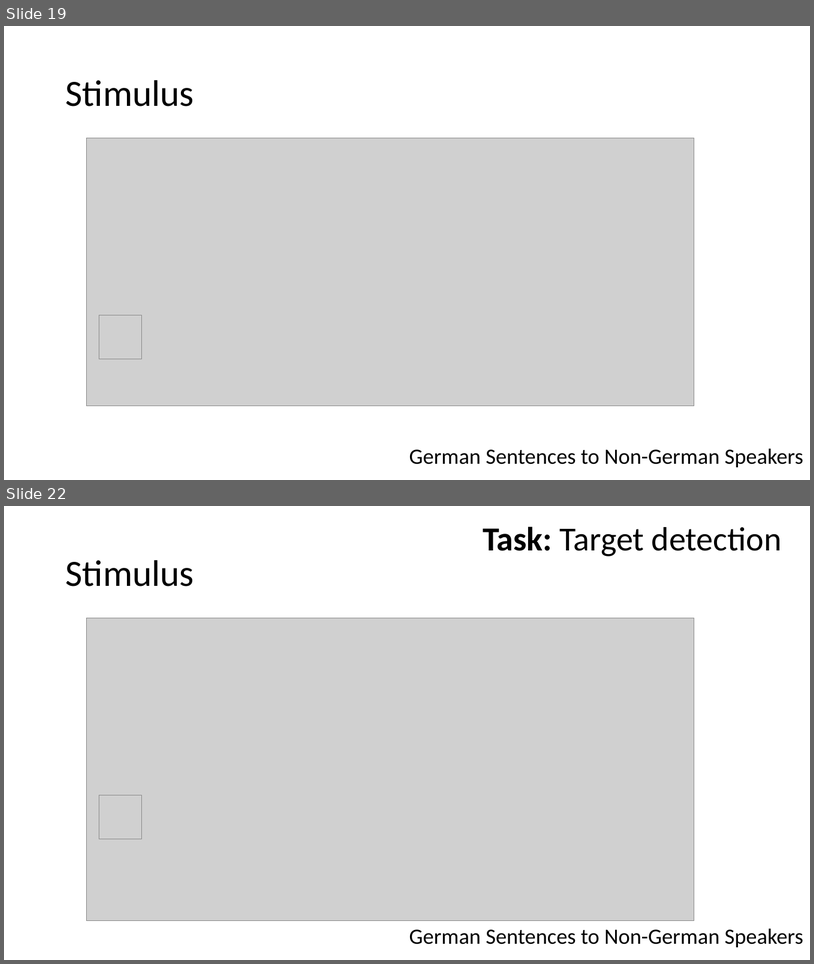
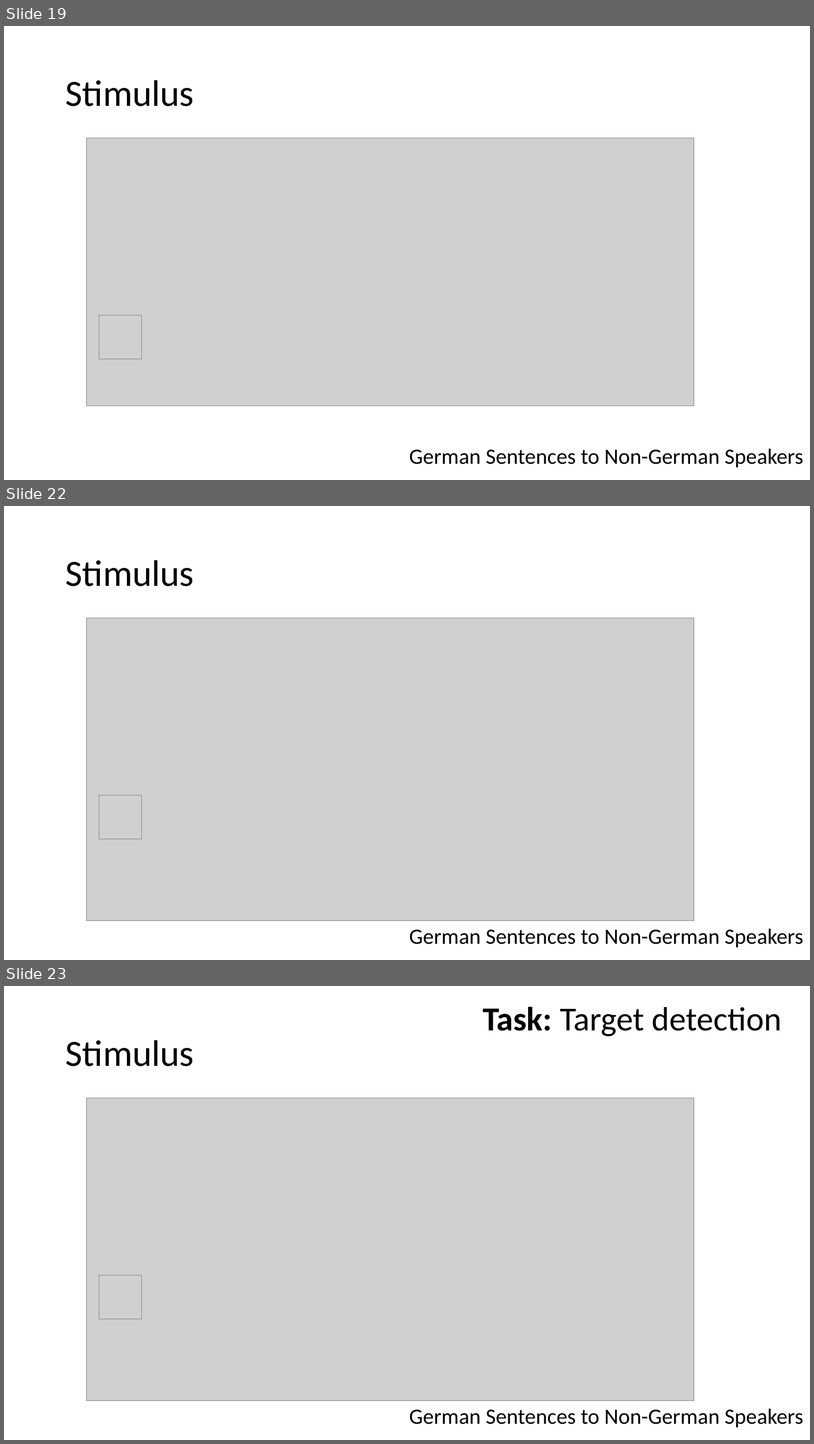
Before and after one commit to haberdashPI/german_track, a slide deck: presentations/ARO_2021/adapting_auditory_attention.pptx. Shown one above the other, each under a label of ours: slides 19 and 22 before the commit, slides 19, 22 and 23 after it; the slides between them are not shown. The pictures are 814x964 and 814x1444 pixels, drawn with LibreOffice and Linux fonts; fonts in the diff are those of the drawing; grey boxes stand for pictures. Boxes give left, top, right and bottom in pixels: in the first picture for what was removed or moved away, otherwise in the second. Text is boxed around its words. In the diff, an @@ line names an element or a change of style, - is before the commit and + after.

```diff
--- a/presentations/ARO_2021/adapting_auditory_attention.pptx
+++ b/presentations/ARO_2021/adapting_auditory_attention.pptx
@@ slide 22 added at (4, 506, 810, 960), background #FFFFFF @@
@@ title added at (65, 560, 194, 586), 44 pt, text #000000 @@
+Stimulus
@@ picture added at (87, 618, 694, 921) @@
@@ picture added at (99, 795, 141, 839) @@
@@ text added at (410, 928, 804, 947), 26 pt, text #000000 @@
+German Sentences to Non-German Speakers
@@ what was slide 22 is now slide 23 @@
```
Also in this commit, not shown: 17 slides changed.
